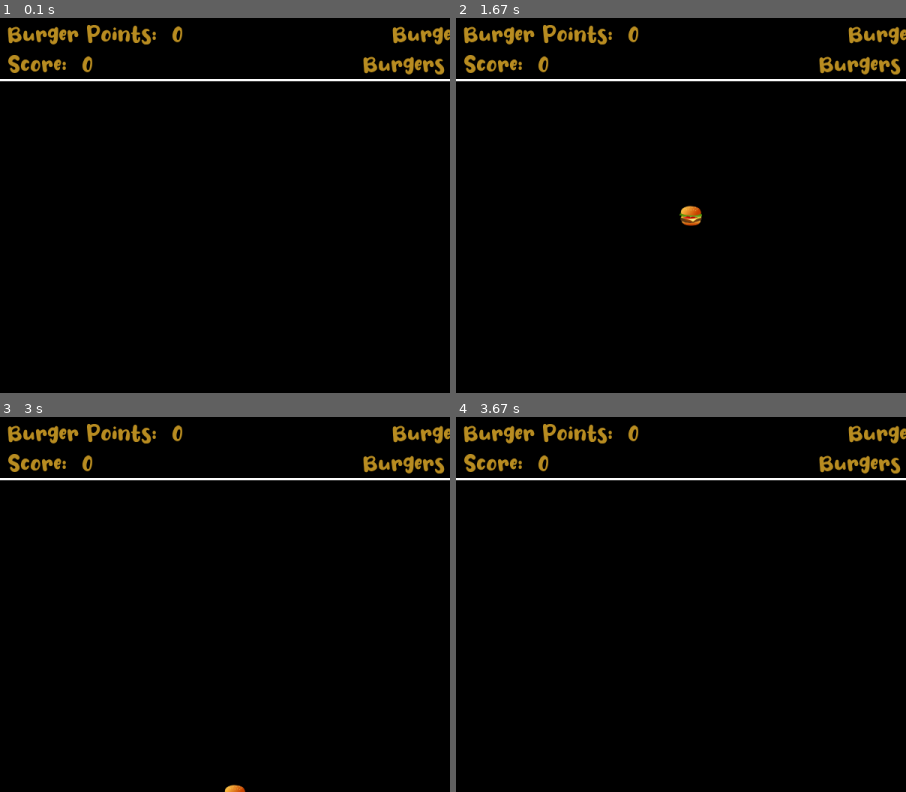
Above: before the commit, frames 1-4 (two rows, left to right).
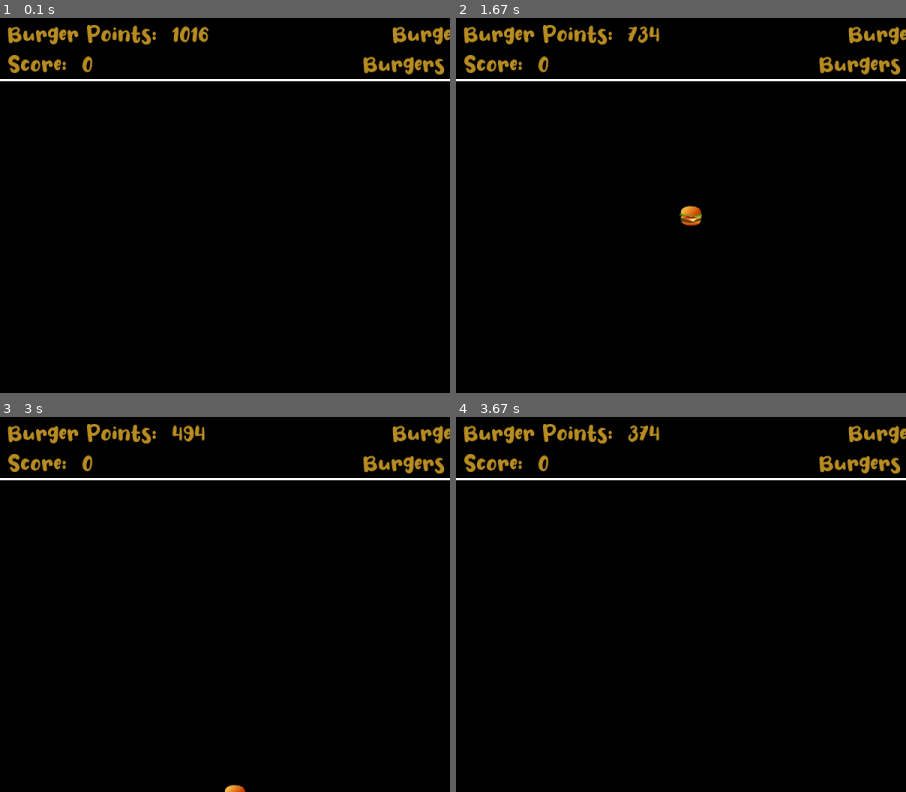
Above: after the commit, the same moments.

Repository: ebunderwood-1980/Pygame_Tutorial
Game: pygame game, started from Burger_Dog/burger_dog.py
Same seed, same stepped clock (60 frames per second), same inputs: the game is played once before the commit and once after it.
Inputs:
- Up to frame 1 (0.1 s): no input
- Up to frame 2 (1.67 s): hold Right 0.33-0.8 s; hold Up 0.83-1.13 s; tap Space at 0.9, 1.23, 1.53 s; hold Right 1.17-1.63 s
- Up to frame 3 (3 s): hold Left 1.67-2.2 s; tap Space at 1.73, 2.03, 2.3, 2.63, 2.93 s; hold Down 2.23-2.53 s; hold Left 2.57-2.97 s
- Up to frame 4 (3.67 s): hold Up 3-3.37 s; tap Space at 3.07, 3.47 s; hold Right from 3.4 s (still down)
The pictures show only the part of the screen within x 0-50%, y 0-50%; the shares and areas given below are measured in that part.

The runs differ from the first frame. In frame 1, 0.2% of the frame differs, in the area x 38-47%, y 2-7%; in frame 2, 0.2%; in frame 3, 0.2%; in frame 4, 0.2%.

Commit message:
Update score and burger score as well as fixeing HUD reset upon game reset

Diff:
--- a/Burger_Dog/burger_dog.py
+++ b/Burger_Dog/burger_dog.py
@@ -116,6 +116,10 @@
 
     # Move the burger
     burger_rect.y += current_burger_velocity
+    burger_points = HEIGHT - burger_rect.centery
+    burger_points_text = font.render(
+        "Burger Points:  " + str(burger_points), True, DARK_YELLOW
+    )
 
     # Check to see if the burger hits the bottom
     if burger_rect.bottom >= HEIGHT:
@@ -132,10 +136,8 @@
         )
         burger_rect.top = -50
         burger_rect.x = random.randint(33, WIDTH - 33)
-        burger_points += HEIGHT - dog_rect.y
-        burger_points_text = font.render(
-            "Burger Points:  " + str(burger_points), True, DARK_YELLOW
-        )
+        score += burger_points
+        score_text = font.render("Score:  " + str(score), True, DARK_YELLOW)
 
     # Move the doggo
     if keys[pygame.K_UP] and dog_rect.top > 85:
@@ -155,6 +157,13 @@
     else:
         current_dog_velocity = STARTING_DOG_VELOCITY
 
+    # Update the HUD
+    score_text = font.render("Score:  " + str(score), True, DARK_YELLOW)
+    lives_text = font.render("Lives:  " + str(lives), True, DARK_YELLOW)
+    burgers_eaten_text = font.render(
+        "Burgers Eaten:  " + str(burgers_eaten), True, DARK_YELLOW
+    )
+
     # Check to see if game is over
     if lives <= 0:
         surface_display.blit(game_over_text, game_over_rect)
@@ -168,6 +177,10 @@
             for event in pygame.event.get():
                 if event.type == pygame.KEYDOWN:
                     pygame.mixer.music.play(-1, 0.0)
+                    lives = START_LIVES
+                    boost = START_BOOST
+                    score = 0
+                    burgers_eaten = 0
                     is_paused = False
                 if event.type == pygame.QUIT:
                     is_paused = False
